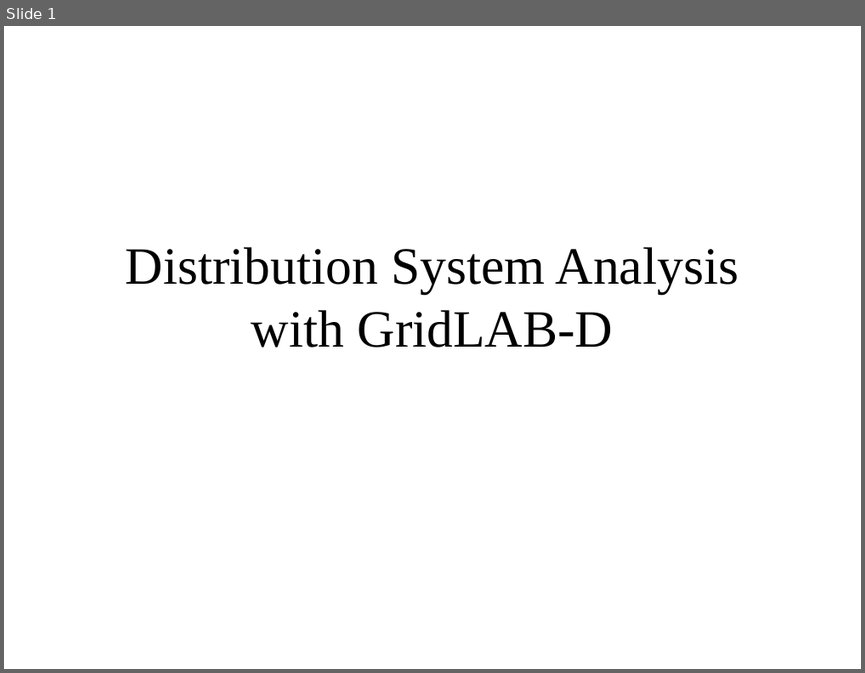
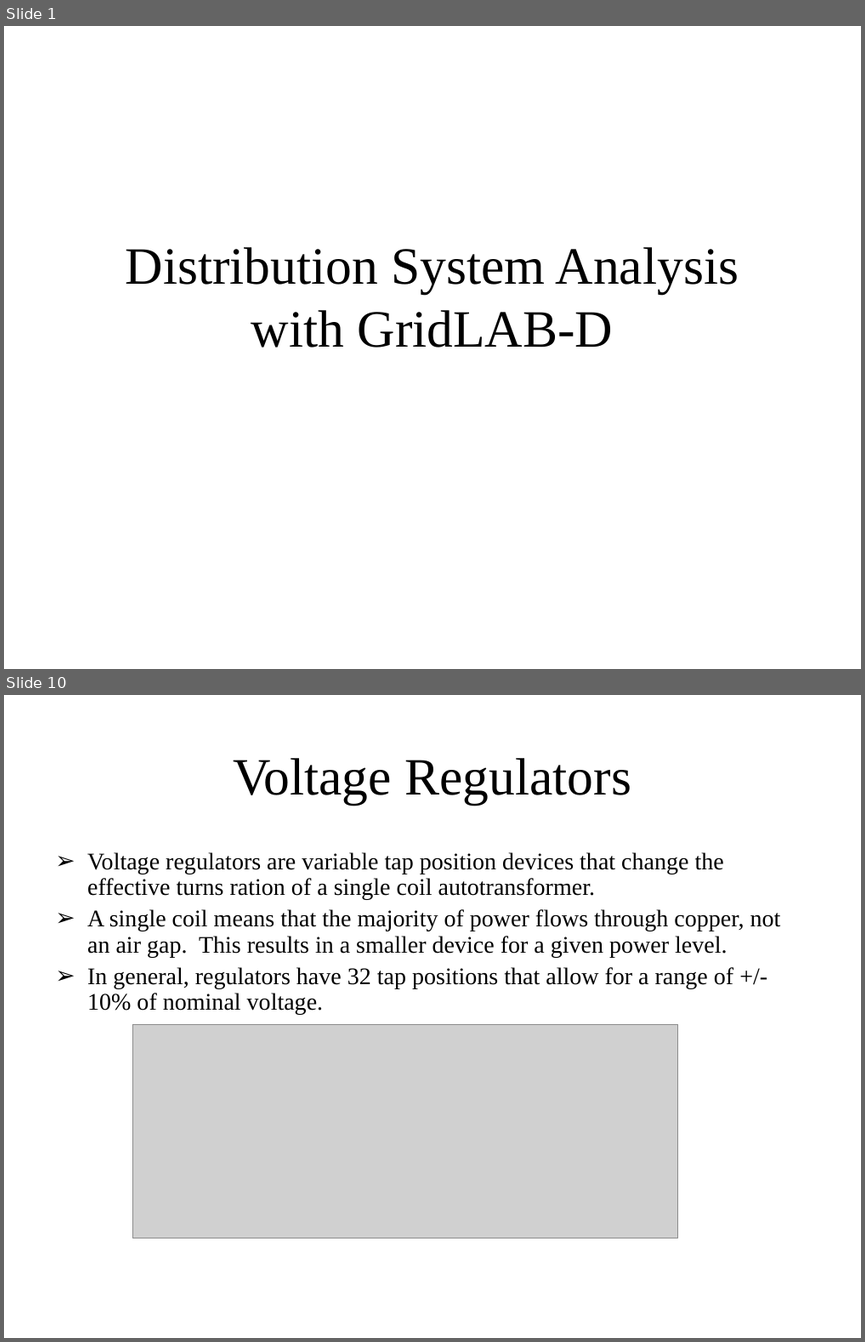
Before and after one commit to gridlab-d/course, a slide deck: Distribution Analysis Course/2.0 - CVR.ppt. Shown one above the other, each under a label of ours: slide 1 before the commit, slides 1 and 10 after it; the slides between them are not shown. The pictures are 865x673 and 865x1342 pixels, drawn with LibreOffice and Linux fonts; fonts in the diff are those of the drawing; grey boxes stand for pictures. Boxes give left, top, right and bottom in pixels: in the first picture for what was removed or moved away, otherwise in the second. Text is boxed around its words. In the diff, an @@ line names an element or a change of style, - is before the commit and + after.

```diff
--- a/Distribution Analysis Course/2.0 - CVR.ppt
+++ b/Distribution Analysis Course/2.0 - CVR.ppt
@@ slide 10 added at box(4, 695, 861, 1338), background #FFFFFF @@
@@ title added at box(233, 758, 631, 805), 44 pt, text #000000 @@
+Voltage Regulators
@@ text added at box(87, 852, 781, 1015), 20 pt, text #000000 @@
+➢ Voltage regulators are variable tap position devices that change the effective turns ration of a single coil autotransformer.
+➢ A single coil means that the majority of power flows through copper, not an air gap. This results in a smaller device for a given power level.
+➢ In general, regulators have 32 tap positions that allow for a range of +/- 10% of nominal voltage.
@@ picture added at box(132, 1024, 677, 1237) @@
```
Also in this commit, not shown: 59 other slides added, 1 slide removed, 1 other file.
